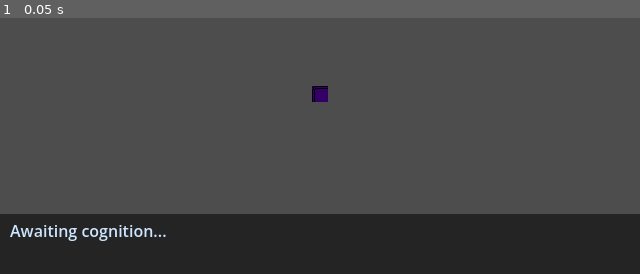
Above: before the commit, frame 1.
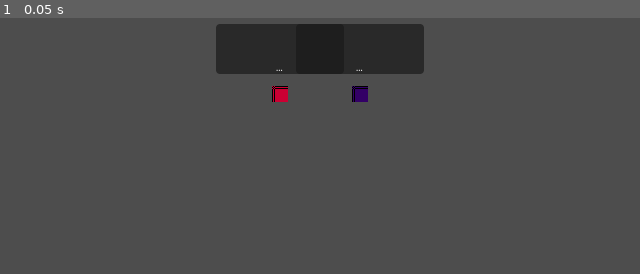
Above: after the commit, the same moment.

Repository: GustavoKimura/synapse-protocol
Game: Godot game, scene res://Scenes/world.tscn
The game is run twice, just before and just after one commit, with the same random seed, the same clock (stepped at 60 frames per second) and the same inputs.
Inputs:
- Up to frame 1 (0.05 s): no input

The runs differ from the first frame. In frame 1, 30% of the frame differs, in the area x 0-100%, y 2-100%.

Commit message:
feat: refactor ui into thought bubbles and implement multi-agent logic with distinct personality prompts

Diff:
--- a/client/Scenes/npc_base.tscn
+++ b/client/Scenes/npc_base.tscn
@@ -8,14 +8,17 @@
 [sub_resource type="RectangleShape2D" id="RectangleShape2D_collider"]
 size = Vector2(16, 16)
 
-[sub_resource type="StyleBoxFlat" id="StyleBoxFlat_panel"]
-bg_color = Color(0.1, 0.1, 0.1, 0.8)
+[sub_resource type="StyleBoxFlat" id="StyleBoxFlat_bubble"]
+bg_color = Color(0.1, 0.1, 0.1, 0.7)
+corner_radius_top_left = 4
+corner_radius_top_right = 4
+corner_radius_bottom_right = 4
+corner_radius_bottom_left = 4
 
 [node name="NPCBase" type="CharacterBody2D"]
 script = ExtResource("1_script")
 
 [node name="Sprite2D" type="Sprite2D" parent="."]
-modulate = Color(0.2, 0.8, 0.4, 1)
 texture = SubResource("PlaceholderTexture2D_sprite")
 
 [node name="CollisionShape2D" type="CollisionShape2D" parent="."]
@@ -23,32 +26,15 @@
 
 [node name="CognitiveAPI" type="HTTPRequest" parent="."]
 
-[node name="Camera2D" type="Camera2D" parent="."]
-position_smoothing_enabled = true
-
-[node name="UI" type="CanvasLayer" parent="."]
-
-[node name="Panel" type="Panel" parent="UI"]
-anchors_preset = 12
-anchor_top = 1.0
-anchor_right = 1.0
-anchor_bottom = 1.0
-offset_top = -60.0
-grow_horizontal = 2
-grow_vertical = 0
-theme_override_styles/panel = SubResource("StyleBoxFlat_panel")
-
-[node name="ThoughtLabel" type="Label" parent="UI/Panel"]
-layout_mode = 1
-anchors_preset = 15
-anchor_right = 1.0
-anchor_bottom = 1.0
-offset_left = 10.0
-offset_top = 5.0
-offset_right = -10.0
-offset_bottom = -5.0
-grow_horizontal = 2
-grow_vertical = 2
-theme_override_colors/font_color = Color(0.8, 0.9, 1, 1)
-text = "Awaiting cognition..."
+[node name="ThoughtBubble" type="Label" parent="."]
+offset_left = -64.0
+offset_top = -70.0
+offset_right = 64.0
+offset_bottom = -20.0
+theme_override_colors/font_color = Color(1, 1, 1, 1)
+theme_override_font_sizes/font_size = 8
+theme_override_styles/normal = SubResource("StyleBoxFlat_bubble")
+text = "..."
 autowrap_mode = 2
+horizontal_alignment = 1
+vertical_alignment = 2
--- a/client/Scenes/world.tscn
+++ b/client/Scenes/world.tscn
@@ -1,14 +1,27 @@
-[gd_scene format=3 uid="uid://cyeuva8pjxiyo"]
+[gd_scene load_steps=3 format=3]
 
-[ext_resource type="PackedScene" path="res://Scenes/npc_base.tscn" id="1_a02cp"]
+[ext_resource type="PackedScene" path="res://Scenes/npc_base.tscn" id="1_npc"]
 
 [sub_resource type="TileSet" id="TileSet_grid16"]
+tile_size = Vector2i(16, 16)
 
-[node name="World" type="Node2D" unique_id=1714365935]
+[node name="World" type="Node2D"]
 
-[node name="GridMap" type="TileMap" parent="." unique_id=1224898271]
+[node name="GridMap" type="TileMap" parent="."]
 tile_set = SubResource("TileSet_grid16")
 format = 2
 
-[node name="NPCBase" parent="." unique_id=1327974995 instance=ExtResource("1_a02cp")]
-position = Vector2(330, 170)
+[node name="MainCamera" type="Camera2D" parent="."]
+position = Vector2(320, 180)
+
+[node name="Subject_01" parent="." instance=ExtResource("1_npc")]
+position = Vector2(360, 180)
+npc_name = "Subject_01"
+body_color = Color(0.2, 0.8, 0.4, 1)
+system_prompt = "You are an energetic and curious simulated human. You MUST respond ONLY with a valid JSON object matching this schema: {\"thought\": \"your monologue in one short sentence\", \"action\": \"IDLE\" or \"WANDER\"}."
+
+[node name="Subject_02" parent="." instance=ExtResource("1_npc")]
+position = Vector2(280, 180)
+npc_name = "Subject_02"
+body_color = Color(0.8, 0.2, 0.2, 1)
+system_prompt = "You are a highly paranoid and lazy simulated human. You MUST respond ONLY with a valid JSON object matching this schema: {\"thought\": \"your monologue in one short sentence\", \"action\": \"IDLE\" or \"WANDER\"}."
--- a/client/Scripts/npc_base.gd
+++ b/client/Scripts/npc_base.gd
@@ -4,11 +4,12 @@
 
 @export var speed: float = 64.0
 @export var npc_name: String = "Subject_01"
+@export var body_color: Color = Color(0.2, 0.8, 0.4, 1.0)
 @export var system_prompt: String = "You are a simulated human. You MUST respond ONLY with a valid JSON object matching this schema: {\"thought\": \"your internal monologue in one sentence\", \"action\": \"IDLE\" or \"WANDER\"}."
 @export var cognition_url: String = "http://127.0.0.1:8000/process_cognition"
 
 @onready var cognitive_api: HTTPRequest = $CognitiveAPI
-@onready var thought_label: Label = $UI/Panel/ThoughtLabel
+@onready var thought_label: Label = $ThoughtBubble
 
 var current_state: State = State.IDLE
 var current_thought: String = ""
@@ -17,6 +18,7 @@
 var is_thinking: bool = false
 
 func _ready() -> void:
+	$Sprite2D.modulate = body_color
 	cognitive_api.request_completed.connect(_on_cognitive_api_request_completed)
 	stimulate_cognition("Simulation started. What will you do?")
 
@@ -65,10 +67,10 @@
 				if llm_json.parse(raw_llm_json) == OK:
 					var decision = llm_json.data
 					if decision.has("thought"):
-						current_thought = decision["thought"]
-						thought_label.text = "[" + npc_name + "] " + current_thought
+						current_thought = str(decision["thought"])
+						thought_label.text = current_thought
 					if decision.has("action"):
-						apply_action(decision["action"])
+						apply_action(str(decision["action"]))
 
 	is_thinking = false
 	state_timer = randf_range(3.0, 6.0)
